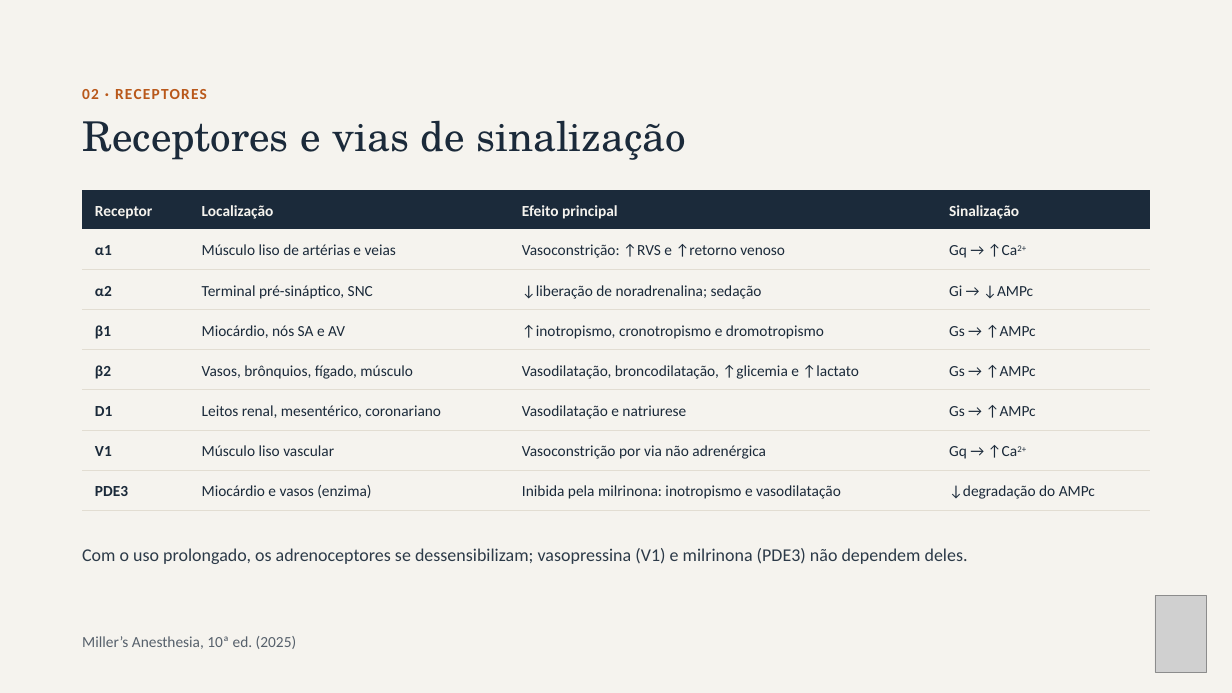
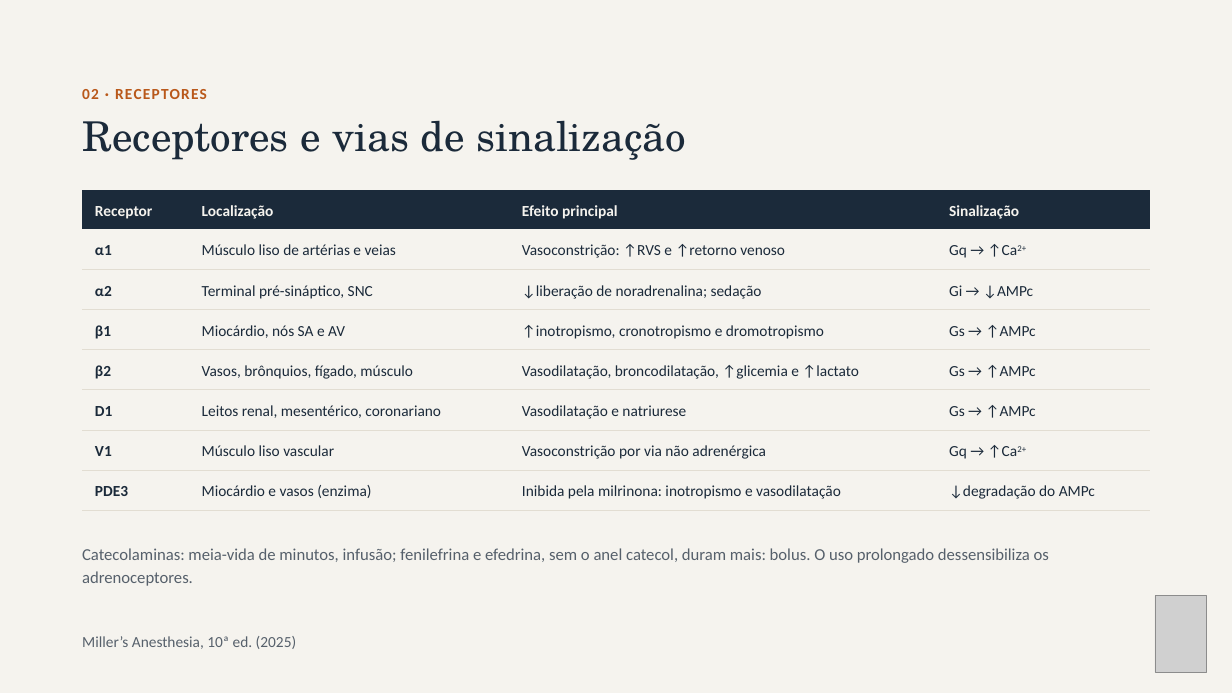
Before and after one commit to brunomoraesdubois-bit/Bruno, a slide deck: slide 5 of apresentacao/Aminas_Vasoativas.pptx. Drawn at 1232x693 pixels with LibreOffice and Linux fonts; fonts in the diff are those of the drawing; grey boxes stand for pictures. Boxes give left, top, right and bottom in pixels: in the first picture for what was removed or moved away, otherwise in the second. Text is boxed around its words. In the diff, an @@ line names an element or a change of style, - is before the commit and + after.

```diff
--- a/apresentacao/Aminas_Vasoativas.pptx
+++ b/apresentacao/Aminas_Vasoativas.pptx
@@ text at bbox=[82, 548, 1049, 586]: text changed; size 14 to 13 pt; text colour #2C3A48 to #56606B @@
-Com o uso prolongado, os adrenoceptores se dessensibilizam; vasopressina (V1) e milrinona (PDE3) não dependem deles.
+Catecolaminas: meia-vida de minutos, infusão; fenilefrina e efedrina, sem o anel catecol, duram mais: bolus. O uso prolongado dessensibiliza os adrenoceptores.
```
Also in this commit, not shown: 16 other slides changed, 26 other files.
